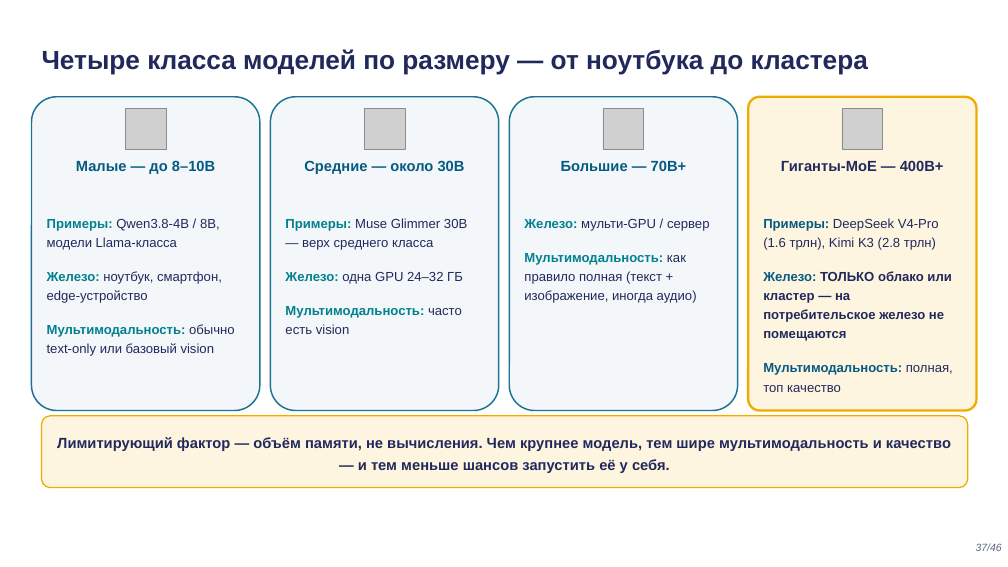
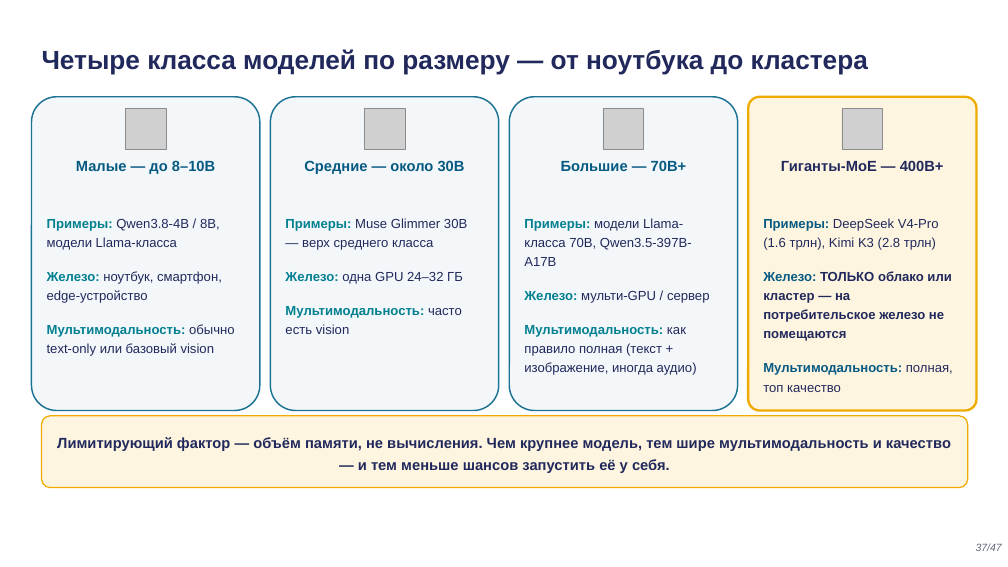
Before and after one commit to tellina-study/AI-usage-lessons, a slide deck: slide 37 of library/lectures/lec-02/rendered/lec-02.pptx. Drawn at 1008x567 pixels with LibreOffice and Linux fonts; fonts in the diff are those of the drawing; grey boxes stand for pictures. Boxes give left, top, right and bottom in pixels: in the first picture for what was removed or moved away, otherwise in the second. Text is boxed around its words. In the diff, an @@ line names an element or a change of style, - is before the commit and + after.

```diff
--- a/library/lectures/lec-02/rendered/lec-02.pptx
+++ b/library/lectures/lec-02/rendered/lec-02.pptx
@@ text at <box>524,218,692,266</box>: paragraph added @@
+Примеры: модели Llama-класса 70B, Qwen3.5-397B-A17B
@@ text at <box>524,291,710,303</box>: more space between paragraphs @@
@@ text at <box>976,543,1002,551</box>: text changed @@
-37/46
+37/47
```
Also in this commit, not shown: 45 other slides changed, 48 other files.
